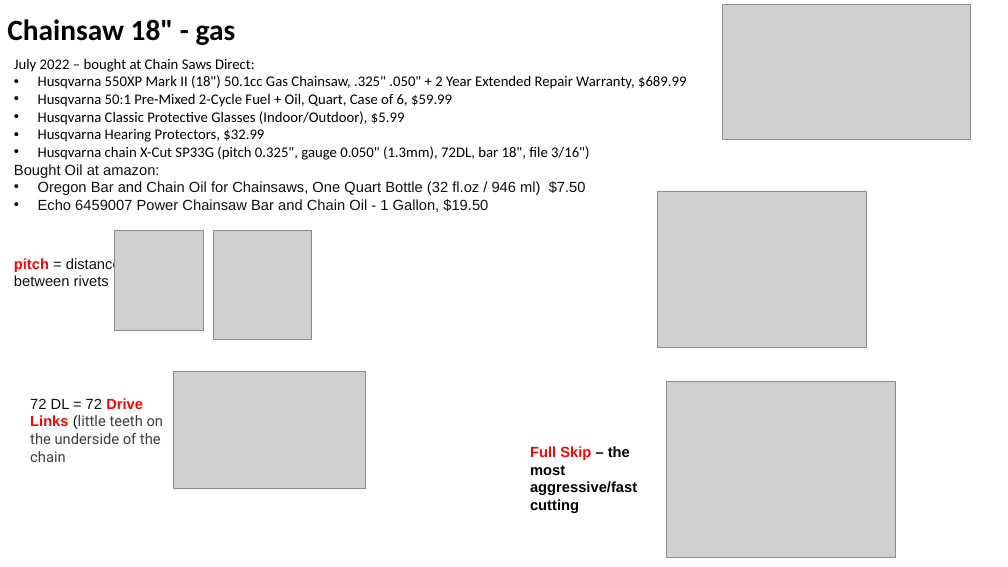
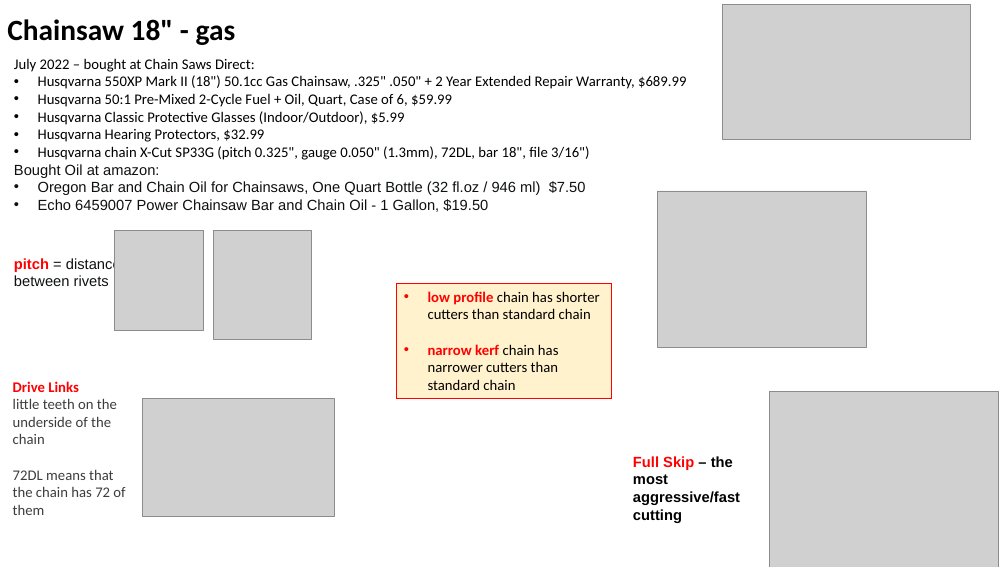
Before and after one commit to lselector/misc_farm, a slide deck: slide 1 of chainsaw.pptx. Drawn at 1008x567 pixels with LibreOffice and Linux fonts; fonts in the diff are those of the drawing; grey boxes stand for pictures. Boxes give left, top, right and bottom in pixels: in the first picture for what was removed or moved away, otherwise in the second. Text is boxed around its words. In the diff, an @@ line names an element or a change of style, - is before the commit and + after.

```diff
--- a/chainsaw.pptx
+++ b/chainsaw.pptx
@@ rectangle added at [396, 284, 611, 398], fill #FFF2CC, outline #FF0000 0.75 pt, 14 pt, text #000000 @@
+• low profile chain has shorter cutters than standard chain
+• narrow kerf chain has narrower cutters than standard chain
@@ text at [13, 381, 125, 515]: text changed; font Roboto to Calibri @@
-72 DL = 72 Drive Links (little teeth on the underside of the chain
+Drive Links
+little teeth on the underside of the chain
+72DL means that the chain has 72 of them
@@ picture: place and size @@
-picture at [174, 371, 365, 488]
+picture at [143, 399, 334, 516]
@@ picture: place and size @@
-picture at [666, 382, 895, 557]
+picture at [770, 392, 999, 567]
@@ text "Full Skip – the most ...": place and size @@
-text "Full Skip – the most ..." at [530, 446, 637, 513]
+text "Full Skip – the most ..." at [633, 456, 740, 523]
```
Also in this commit, not shown: 1 other slide changed, 1 other file.
